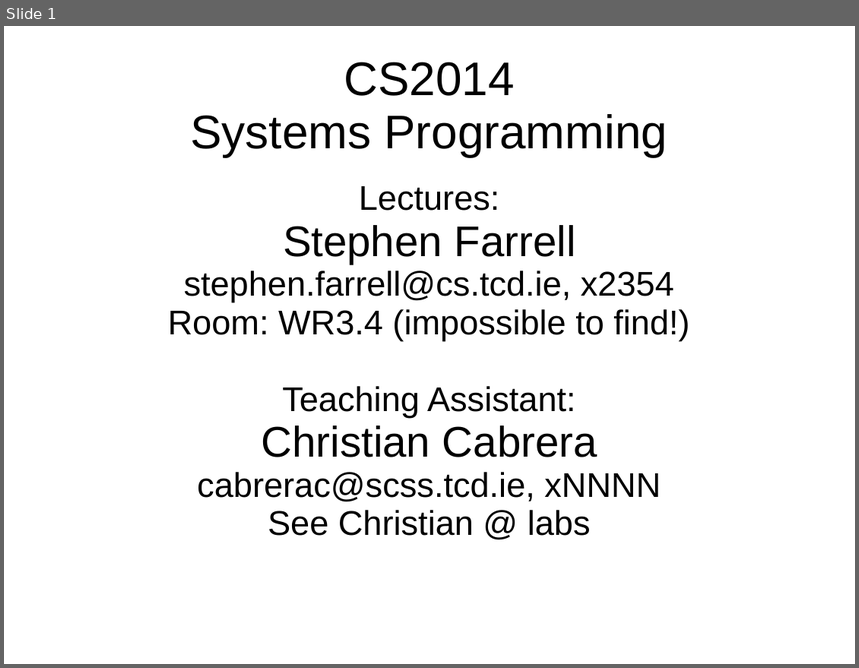
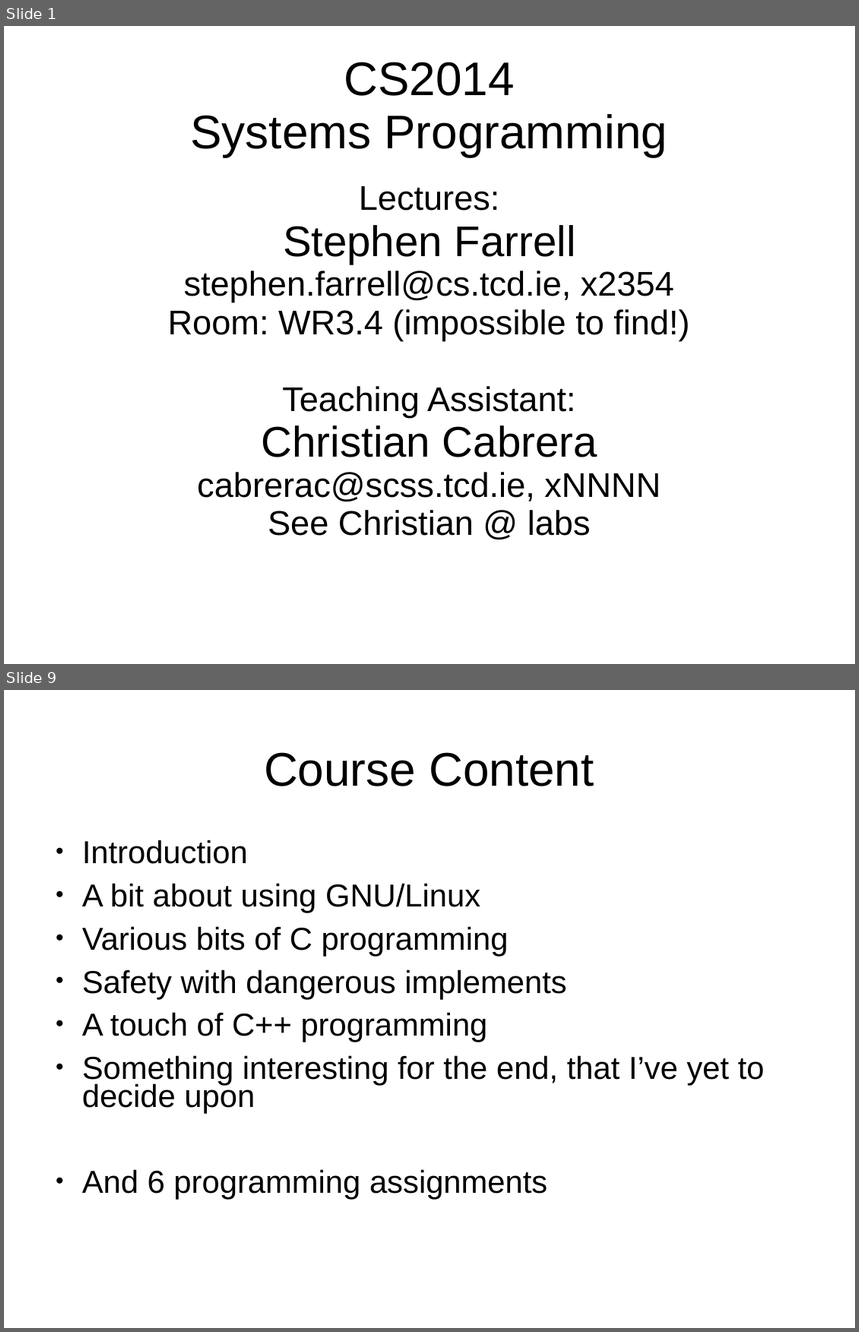
Before and after one commit to sftcd/cs2014, a slide deck: lectures/intro.ppt. Shown one above the other, each under a label of ours: slide 1 before the commit, slides 1 and 9 after it; the slides between them are not shown. The pictures are 859x668 and 859x1332 pixels, drawn with LibreOffice and Linux fonts; fonts in the diff are those of the drawing. Boxes give left, top, right and bottom in pixels: in the first picture for what was removed or moved away, otherwise in the second. Text is boxed around its words. In the diff, an @@ line names an element or a change of style, - is before the commit and + after.

Commit message:
moar intro

```diff
--- a/lectures/intro.ppt
+++ b/lectures/intro.ppt
@@ slide 9 added at (x1=4, y1=690, x2=855, y2=1328), background #FFFFFF @@
@@ title added at (x1=264, y1=752, x2=594, y2=787), 44 pt, text #000000 @@
+Course Content
@@ text added at (x1=82, y1=840, x2=765, y2=1200), 29.6 pt, text #000000 @@
+● Introduction
+● A bit about using GNU/Linux
+● Various bits of C programming
+● Safety with dangerous implements
+● A touch of C++ programming
+● Something interesting for the end, that I’ve yet to decide upon
+● And 6 programming assignments
```
Also in this commit, not shown: 7 slides changed, 2 other slides added, 1 other file.
